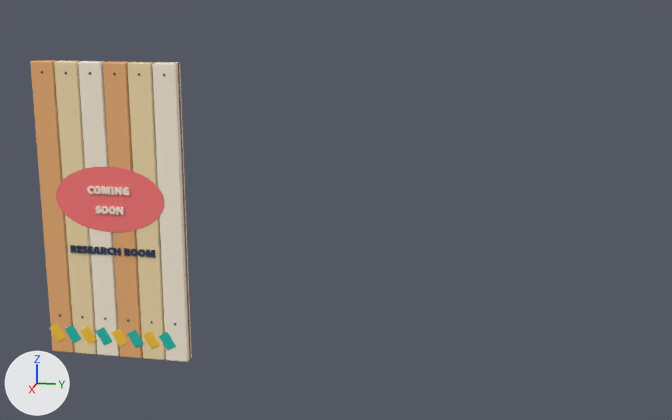
One commit to the FBX model EvolutionShop/Assets/EvolutionShop/Resources/Art/GrowthKit/PartitionResearch.fbx: the scene before it, then after it.
One viewpoint serves both versions: a camera (50 mm lens) standing at (3.84, 19.03, 3.5) and looking at (-4.49, 17.36, 1.41). Lighting does not change. The marker at lower left points along +X, +Y and +Z. The picture after the commit comes second. Where no turn or scale is listed for an object, it has been applied to the vertices. Vertices at exactly the same position are counted once.

Names of what the first picture shows: 'PartitionResearch mesh'.
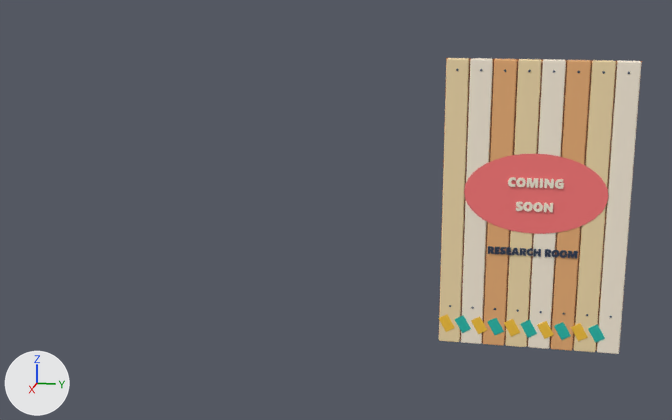
Location of each change, [x1, y1, x2, y2] in pixels of the pictures (672 x 420 px; the box of a moved part takes in the faces that stretch with it):
'PartitionResearch mesh', reshaped (26% wider)
    before: [30, 60, 192, 362]
    after: [438, 58, 642, 354]
part 1 of me_cube_2588, added
    after: [438, 58, 642, 351]
part 2 of me_cube_2588, moved or reshaped
    before: [152, 62, 192, 362]
    after: [597, 60, 641, 354]
part 3 of me_cube_2588, moved or reshaped
    before: [127, 62, 166, 360]
    after: [574, 60, 616, 352]
part 4 of me_cube_2588, moved or reshaped
    before: [103, 61, 143, 358]
    after: [551, 60, 591, 351]
part 5 of me_cube_2588, moved or reshaped
    before: [78, 61, 120, 356]
    after: [528, 59, 566, 349]
part 6 of me_cube_2588, moved or reshaped
    before: [54, 60, 97, 354]
    after: [505, 59, 541, 347]
part 7 of me_cube_2588, moved or reshaped
    before: [30, 60, 75, 353]
    after: [483, 58, 517, 346]
part 8 of me_cube_2588, added (pale yellow)
    after: [461, 58, 493, 344]
part 9 of me_cube_2588, added (beige)
    after: [439, 58, 469, 342]
part 10 of me_cube_2588, added (red)
    after: [464, 154, 608, 234]
part 11 of me_cube_2588, moved or reshaped
    before: [122, 187, 130, 195]
    after: [555, 179, 564, 189]
part 12 of me_cube_2588, moved or reshaped
    before: [114, 187, 122, 195]
    after: [544, 179, 554, 188]
part 13 of me_cube_2588, moved or reshaped
    before: [111, 187, 114, 195]
    after: [540, 179, 543, 188]
part 14 of me_cube_2588, moved or reshaped
    before: [101, 186, 111, 195]
    after: [527, 178, 539, 188]
part 15 of me_cube_2588, deleted
    before: [32, 60, 191, 360]
part 16 of me_cube_2588, added
    after: [488, 246, 578, 258]
part 17 of me_cube_2588, added
    after: [508, 177, 553, 212]
part 18 of me_cube_2588, added
    after: [438, 314, 605, 343]

Patch to the scene script:
```diff
--- a/EvolutionShop/Assets/EvolutionShop/Resources/Art/GrowthKit/PartitionResearch.fbx.py
+++ b/EvolutionShop/Assets/EvolutionShop/Resources/Art/GrowthKit/PartitionResearch.fbx.py
@@ me_cube_2588 @@
 # used by ob_partitionresearch_mesh; location = (0.0, 0.0, 0.0)
-me_cube_2588.from_pydata(...)  # 8060 vertices, 8966 faces; spans x -4.06..-3.92, y 14.65..16.05, z 0.0..2.8
+me_cube_2588.from_pydata(...)  # 8708 vertices, 9630 faces; spans x -5.06..-4.92, y 18.31..20.06, z 0.0..2.8
+# me_cube_2588 part 1: a new loose piece, a box spanning x -5.01..-4.99, y 18.312..20.062, z 0.0..2.8, in mat_gk_wooddark (orange #b9713d)
+# me_cube_2588 part 2: the loose piece of 56 vertices spanning x -4.06..-3.94, y 15.82..16.04, z 0.0..2.8 is moved by (-1.0, 4.02, 0.0)
+# me_cube_2588 part 3: the loose piece of 56 vertices spanning x -4.06..-3.94, y 15.59..15.81, z 0.0..2.8 is moved by (-1.0, 4.03, 0.0)
+# me_cube_2588 part 4: the loose piece of 56 vertices spanning x -4.06..-3.94, y 15.36..15.58, z 0.0..2.8 is moved by (-1.0, 4.05, 0.0)
+# me_cube_2588 part 5: the loose piece of 56 vertices spanning x -4.06..-3.94, y 15.12..15.34, z 0.0..2.8 is moved by (-1.0, 4.06, 0.0)
+# me_cube_2588 part 6: the loose piece of 56 vertices spanning x -4.06..-3.94, y 14.89..15.11, z 0.0..2.8 is moved by (-1.0, 4.08, 0.0)
+# me_cube_2588 part 7: the loose piece of 56 vertices spanning x -4.06..-3.94, y 14.66..14.88, z 0.0..2.8 is moved by (-1.0, 4.09, 0.0)
+# me_cube_2588 part 8: the loose piece of 56 vertices spanning x -4.06..-3.94, y 15.82..16.04, z 0.0..2.8 is copied, and the copy is moved by (-1.0, 2.71, 0.0); it spans x -5.06..-4.94, y 18.54..18.74, z 0.0..2.8
+# me_cube_2588 part 9: the loose piece of 56 vertices spanning x -4.06..-3.94, y 15.82..16.04, z 0.0..2.8 is copied, and the copy is moved by (-1.0, 2.49, 0.0), in mat_gk_sand (beige #f7dfae); it spans x -5.06..-4.94, y 18.32..18.53, z 0.0..2.8
+# me_cube_2588 part 10: a new loose piece, a 40-sided cylinder along x spanning x -4.941..-4.935, y 18.5225..19.8525, z 1.165..1.935, in mat_gk_coral (red #ff7a7a)
+# me_cube_2588 part 11: the loose piece of 306 vertices spanning x -3.94..-3.92, y 15.49..15.55, z 1.6..1.67 is moved by (-1.0, 3.88, 0.02)
+# me_cube_2588 part 12: the loose piece of 198 vertices spanning x -3.94..-3.92, y 15.41..15.48, z 1.6..1.67 is moved by (-1.0, 3.86, 0.02)
+# me_cube_2588 part 13: the loose piece of 24 vertices spanning x -3.94..-3.92, y 15.38..15.4, z 1.6..1.67 is moved by (-1.0, 3.85, 0.02)
+# me_cube_2588 part 14: the loose piece of 228 vertices spanning x -3.94..-3.92, y 15.28..15.37, z 1.6..1.67 is moved by (-1.0, 3.83, 0.02)
+# me_cube_2588 part 15: 28 loose pieces with 6272 vertices, spanning x -4.01..-3.92, y 14.65..16.05, z 0.0..2.8, are deleted
+# me_cube_2588 part 16: 2910 vertices added at x -4.94..-4.93, y 18.77..19.61, z 0.94..1.02
+# me_cube_2588 part 17: 2058 vertices added at x -4.94..-4.92, y 18.93..19.36, z 1.38..1.7
+# me_cube_2588 part 18: 1520 vertices added at x -4.94, y 18.31..19.91, z 0.11..0.29
+# other edits to the shape of me_cube_2588 do not show in these pictures
 me_cube_2588.materials.append(mat_gk_wooddark)
```
